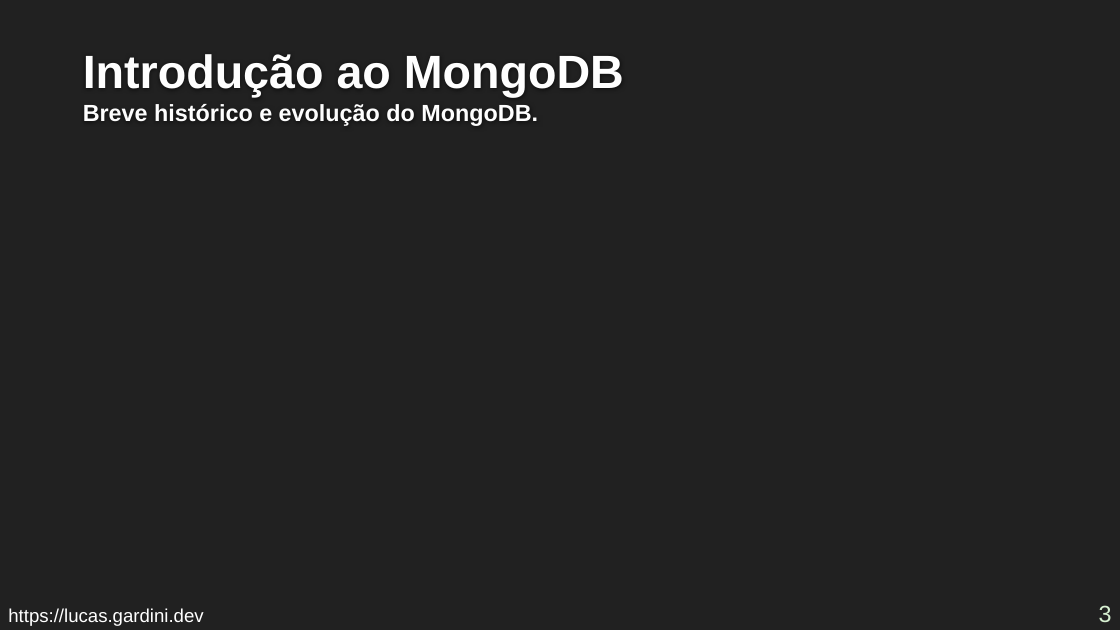
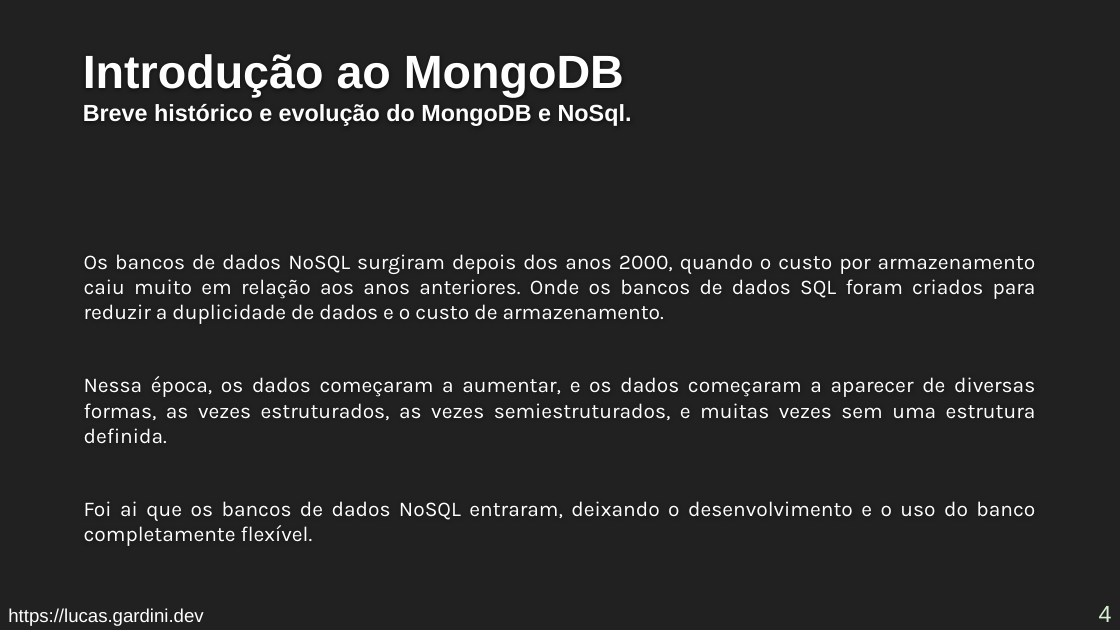
Before and after one commit to Lucas-Gardini/IFSP-ADS-BD2, a slide deck: slide 4 of mongodb/minicurso-mongodb.pptx (slide 3 before the commit). Drawn at 1120x630 pixels with LibreOffice and Linux fonts; fonts in the diff are those of the drawing; background and template pictures are left out. Boxes give left, top, right and bottom in pixels: in the first picture for what was removed or moved away, otherwise in the second. Text is boxed around its words. In the diff, an @@ line names an element or a change of style, - is before the commit and + after.

Commit message:
feat: Exercício 12 e mongodb

```diff
--- a/mongodb/minicurso-mongodb.pptx
+++ b/mongodb/minicurso-mongodb.pptx
@@ title at (83, 54, 632, 126): text changed @@
-Introdução ao MongoDB
-Breve histórico e evolução do MongoDB.
+Introdução ao MongoDB
+Breve histórico e evolução do MongoDB e NoSql.
@@ text added at (84, 254, 1036, 546), 18 pt, text #FFFFFF @@
+Os bancos de dados NoSQL surgiram depois dos anos 2000, quando o custo por armazenamento caiu muito em relação aos anos anteriores. Onde os bancos de dados SQL foram criados para reduzir a duplicidade de dados e o custo de armazenamento.
+Nessa época, os dados começaram a aumentar, e os dados começaram a aparecer de diversas formas, as vezes estruturados, as vezes semiestruturados, e muitas vezes sem uma estrutura definida.
+Foi ai que os bancos de dados NoSQL entraram, deixando o desenvolvimento e o uso do banco completamente flexível.
@@ page number at (1099, 606, 1112, 622): text changed @@
-3
+4
```
Also in this commit, not shown: 3 other slides changed, 4 slides added, 1 slide removed, 3 other files.
